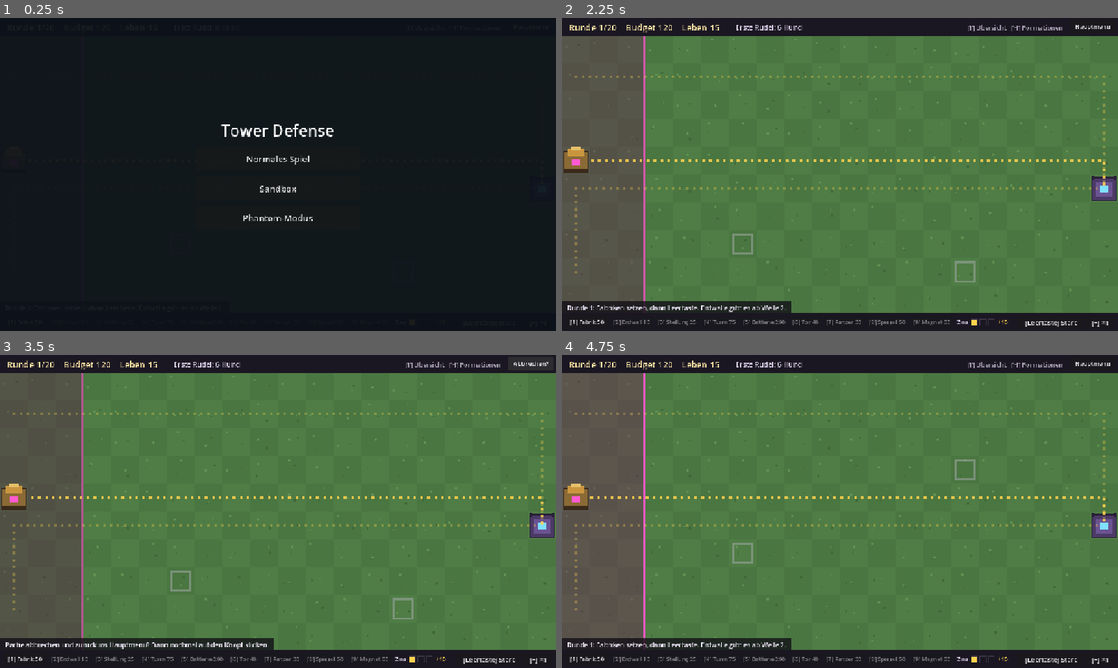
Above: before the commit, frames 1-4 (two rows, left to right).
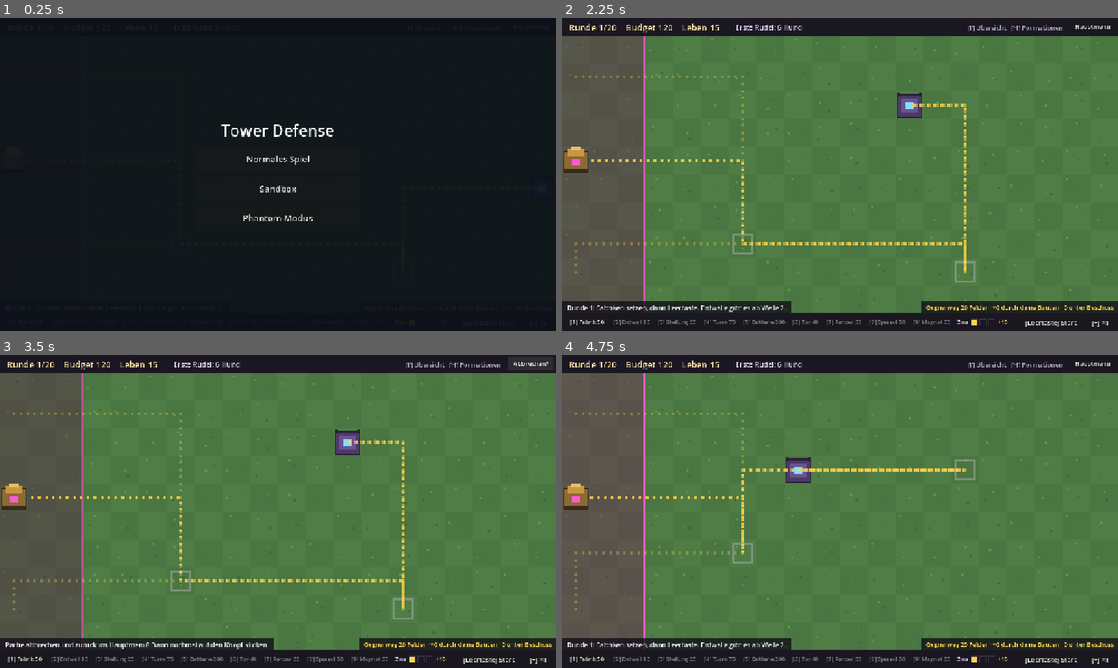
Above: after the commit, the same moments.

Repository: paulriegraf-dev/Tower-Defense
Game: Godot game, scene res://main.tscn
Two runs of this game, one before a commit and one after it. Both use one fixed random seed, a clock stepped at 60 frames per second and the inputs below.
Inputs:
- Up to frame 1 (0.25 s): no input
- Up to frame 2 (2.25 s): click "[Leertaste] Start" at 0.5 s; click "[Leertaste] Start" at 1.25 s; click "Normales Spiel" at 2 s
- Up to frame 3 (3.5 s): click "Hauptmenü" at 2.75 s
- Up to frame 4 (4.75 s): click "Abbrechen?" at 3.5 s; click "Normales Spiel" at 4.25 s

The runs differ from the first frame. In frame 2, 3.7% of the frame differs, in the area x 2-100%, y 18-95%; in frame 3, 3.6%; in frame 4, 3.3%.

Commit message:
Basis an zufälliger Stelle, Checkpoint-Route ab Runde 1, Startpaket (8 Erdwälle gratis), Weganzeige in der Bauphase
Co-Authored-By: Claude Opus 5.5 <noreply@anthropic.com>
Claude-Session: https://claude.ai/code/session_013tiAU2EHx5CUoyCw2xYztG

Diff:
--- a/projekt/scripts/karte.gd
+++ b/projekt/scripts/karte.gd
@@ -32,7 +32,7 @@
 
 var checkpoints: Array[Vector2i] = []
 var basis := Werte.BASIS_ZELLE      # eigene Basis: dorthin wollen die Gegner (Sandbox: frei wählbar)
-var cp_route := false              # Sandbox: Der Gegnerweg führt schon vor CHECKPOINTS_AB_WELLE durch die Checkpoints (ohne Einnahme)
+var cp_route := Werte.CP_ROUTE_AB_START   # Der Gegnerweg führt schon vor CHECKPOINTS_AB_WELLE durch die Checkpoints (ohne Einnahme)
 var cp_aktiv := false              # Checkpoints sind erst ab Werte.CHECKPOINTS_AB_WELLE im Spiel
 var cp_feind: Array[bool] = []     # je Checkpoint: vom Gegner eingenommen?
 var cp_fortschritt: Array[float] = []   # je Checkpoint: Sekunden der laufenden Rückeroberung
--- a/projekt/scripts/lexikon.gd
+++ b/projekt/scripts/lexikon.gd
@@ -484,7 +484,7 @@
 		{"name": "Checkpoints", "unter": "zwei Fahnen auf dem Gegnerweg", "marke": "ab Runde %d" % W.CHECKPOINTS_AB_WELLE, "skizze": "checkpoint",
 			"werte": [["Einnahme", _z(W.EINNAHME_SEK) + " s"], ["Zurück", _z(W.RUECKEROBERUNG_SEK) + " s"], ["Bonus", str(W.BONUS_JE_CHECKPOINT)]],
 			"abschnitte": [["Regeln", TITEL, [
-				"Sie liegen in jeder Partie etwas anders. Der Gegnerweg führt der Reihe nach durch beide.",
+				"Sie liegen in jeder Partie etwas anders – deine Basis auch. Der Gegnerweg führt schon ab Runde 1 der Reihe nach durch beide; einnehmen können die Gegner sie erst ab Runde %d." % W.CHECKPOINTS_AB_WELLE,
 				"Gegner bleiben darauf stehen, bis sie ihn eingenommen haben. Danach gehört er dem Gegner, und die nächste Welle startet dort.",
 				"Zurückholen: Je verlorenem Checkpoint geht eine Bodentruppe hin und hält ihn – nur solange die Welle läuft und kurz danach.",
 				"Jeder Checkpoint, der am Rundenende dir gehört, bringt Budget."]]]},
@@ -607,5 +607,5 @@
 				"Je Checkpoint, der am Rundenende dir gehört: %d." % W.BONUS_JE_CHECKPOINT,
 				"Zinsen: für je %d Budget, das am Rundenende übrig ist, %d dazu – höchstens %d." % [W.ZINS_SCHRITT, W.ZINS_JE_SCHRITT, W.ZINS_STUFEN * W.ZINS_JE_SCHRITT],
 				"Dazu eine kleine Prämie je besiegtem Gegner.",
-				"Runde 1: nur Fabriken. Erdwälle gibt es ab Runde %d." % W.WAELLE_AB_WELLE]]]})
+				"Runde 1: nur Fabriken. Erdwälle gibt es ab Runde %d – die ersten %d davon gratis." % [W.WAELLE_AB_WELLE, W.STARTPAKET_WAELLE]]]]})
 	_daten = [gegner, truppen, bauten]
--- a/projekt/scripts/main.gd
+++ b/projekt/scripts/main.gd
@@ -136,7 +136,7 @@
 	var start := naechster_start
 	naechster_start = ""
 	if start == "normal":
-		pass   # Neustart vom Schlussbild: gleich ins normale Spiel, ohne Menü
+		_normales_spiel()   # Neustart vom Schlussbild: gleich ins normale Spiel, ohne Menü
 	elif start.begins_with("angriff:"):
 		starte_phantom_angriff(start.trim_prefix("angriff:"))
 	elif DisplayServer.get_name() != "headless" and OS.get_environment("TD_OHNE_MENUE") == "":
@@ -159,8 +159,16 @@
 		_protokoll["sandbox"] = true
 		sandbox_cp_route(true)
 		melde("Sandbox: unendlich Budget, alle Bauwerke freigeschaltet.", 5.0)
+	else:
+		_normales_spiel()
 	_menue.queue_free()
 	_menue = null
+
+
+## Normales Spiel (auch gegen ein Angriffs-Phantom): Die Basis steht jede Partie woanders.
+func _normales_spiel() -> void:
+	if Werte.BASIS_ZUFALL:
+		stelle_basis("ueberall")
 
 
 # ------------------------------------------------------------ Phantom-Modus
@@ -182,6 +190,7 @@
 		melde("Dieses Phantom lässt sich nicht laden.", 5.0)
 		return false
 	phantom_modus = "verteidigung"
+	_normales_spiel()
 	_protokoll["gegen_angriff"] = pfad.get_file()
 	melde("Du verteidigst gegen den Angriff von %s. Seine Welle steht jede Runde oben in der Ansage." % str(_angriff_phantom.get("spieler", "einem Phantom")), 8.0)
 	return true
@@ -340,6 +349,8 @@
 	_phantom = neu
 	leben = Werte.START_LEBEN
 	setze_checkpoints(_phantom["karte"]["checkpoints"])
+	var b: Array = _phantom["karte"].get("basis", [Werte.BASIS_ZELLE.x, Werte.BASIS_ZELLE.y])
+	setze_basis(Vector2i(int(b[0]), int(b[1])))
 	for i in karte.cp_feind.size():
 		karte.cp_feind[i] = false
 	_naechste_bauphase()
@@ -561,6 +572,11 @@
 func sandbox_basis(art: String) -> void:
 	if not sandbox or phase != Phase.BAU:
 		return
+	stelle_basis(art)
+
+
+## Basis versetzen: "fest", "rechts", "ueberall" (zufällig) oder "klick" (nächster Linksklick).
+func stelle_basis(art: String) -> void:
 	_setze_basis = art == "klick"
 	if art == "klick":
 		melde("Basis setzen: Klick auf ein freies Feld. Rechtsklick bricht ab.", 6.0)
@@ -1027,6 +1043,55 @@
 				beste = d
 				bestes = {"ziel": g, "spiegel": sp}
 	return bestes
+
+
+var _weg_grund: ColorRect
+var _lbl_weg: Label
+var _weg_in := 0.0
+
+## Weganzeige: Weglänge, Umweg durch eigene Bauten (gegenüber freiem Feld) und Wegfelder in Reichweite von Stellungen, Türmen, Batterien.
+func _aktualisiere_weganzeige(delta: float) -> void:
+	var zeigen := phase == Phase.BAU and phantom_modus != "angriff" and welle >= Werte.WAELLE_AB_WELLE - 1 and not endkampf
+	_weg_grund.visible = zeigen
+	if not zeigen:
+		return
+	_weg_in -= delta / maxf(Engine.time_scale, 0.01)
+	if _weg_in > 0.0:
+		return
+	_weg_in = 0.4
+	var weg := karte.pfad
+	if weg.size() < 2:
+		return
+	var frei := 0
+	var von := karte.start_zelle()
+	for i in range(karte.erstes_ziel(), karte.checkpoints.size() + 1):
+		var nach := karte.ziel_zelle(i)
+		frei += absi(nach.x - von.x) + absi(nach.y - von.y)
+		von = nach
+	var umweg := maxi(0, weg.size() - 1 - frei)
+	# Wegfelder in Reichweite (grob: Luftlinie, ohne Sichtregel)
+	var quellen: Array = []   # [Mitte, Reichweite in Pixeln]
+	for z: Vector2i in karte.ausbau:
+		match karte.ausbau[z]:
+			Karte.STELLUNG:
+				quellen.append([karte.mitte(z), 4.0 * Werte.ZELLE])
+			Karte.TURM:
+				var art: String = karte.turm_art.get(z, "geschuetz")
+				if art != "funk":
+					quellen.append([karte.mitte(z), float(Werte.TURMARTEN[art]["reichweite"]) * Werte.ZELLE])
+	for z: Vector2i in karte.feld:
+		if karte.feld[z] == Karte.BATTERIE:
+			quellen.append([karte.mitte(z), float(Werte.BATTERIE["reichweite"]) * Werte.ZELLE])
+	var beschossen := 0
+	for f in weg:
+		var m := karte.mitte(f)
+		for q: Array in quellen:
+			if m.distance_to(q[0]) <= q[1]:
+				beschossen += 1
+				break
+	_lbl_weg.text = "Gegnerweg %d Felder · +%d durch deine Bauten · %d unter Beschuss" % [weg.size() - 1, umweg, beschossen]
+	_weg_grund.size.x = _lbl_weg.get_minimum_size().x + 20.0
+	_weg_grund.position.x = get_viewport_rect().size.x - _weg_grund.size.x
 
 
 ## Funkturm: Truppen in Stellungen in seinem Umkreis feuern schneller. Faktor auf ihre Pause (1.0 = kein Funkturm in der Nähe).
@@ -1447,6 +1512,9 @@
 func _naechste_bauphase() -> void:
 	welle += 1
 	waehle_variante()
+	if welle == Werte.WAELLE_AB_WELLE and not sandbox and phantom_modus != "angriff":
+		freie_waelle = Werte.STARTPAKET_WAELLE
+		melde("Erdwälle sind frei: Die ersten %d bekommst du geschenkt. Lenke damit den Gegnerweg um – unten rechts siehst du, wie lang er wird." % freie_waelle, 9.0)
 	if welle == Werte.CHECKPOINTS_AB_WELLE:
 		karte.cp_aktiv = true
 		karte.aktualisiere_pfad()
@@ -2218,10 +2286,14 @@
 
 # ------------------------------------------------------------------- Bauen
 
+## Startpaket: so viele Erdwälle sind noch gratis; welche Felder gratis gebaut wurden (geben beim Abriss nichts zurück).
+var freie_waelle := 0
+var _gratis: Dictionary = {}
+
 func kosten(typ: int) -> int:
 	match typ:
 		Karte.WALL:
-			return Werte.KOSTEN_WALL
+			return 0 if freie_waelle > 0 else Werte.KOSTEN_WALL
 		Karte.STELLUNG:
 			return Werte.KOSTEN_STELLUNG
 		Karte.TURM:
@@ -2315,8 +2387,12 @@
 		if not still:
 			melde(grund)
 		return false
-	_merke_bezahlt(z, "panzer" if typ == Karte.PANZER else ("ausbau" if _ist_ausbau(typ) else "bau"), kosten(typ))
-	budget -= kosten(typ)
+	var preis := kosten(typ)
+	if typ == Karte.WALL and freie_waelle > 0:
+		freie_waelle -= 1
+		_gratis[z] = true
+	_merke_bezahlt(z, "panzer" if typ == Karte.PANZER else ("ausbau" if _ist_ausbau(typ) else "bau"), preis)
+	budget -= preis
 	var eintrag := {"a": "bau", "typ": BAU_NAMEN[typ], "x": z.x, "y": z.y}
 	if phase == Phase.KAMPF:
 		eintrag["t"] = snappedf(_kampf_sek, 0.1)   # während der Welle gebaut
@@ -2381,6 +2457,8 @@
 	if not frisch_bau.has("bau"):
 		if paar:
 			alt += Werte.KOSTEN_BATTERIE
+		elif war == Karte.WALL and _gratis.has(z):
+			pass   # aus dem Startpaket: gratis gebaut, gibt nichts zurück
 		elif war == Karte.FABRIK:
 			# der Preis, den die zuletzt gebaute Fabrik gekostet hat
 			alt += int(roundf(Werte.KOSTEN_FABRIK * pow(1.0 + Werte.KOSTEN_FABRIK_PROZENT / 100.0, maxi(0, _normale_fabriken() - 1)) / 5.0)) * 5
@@ -2414,6 +2492,7 @@
 		karte.entferne(partner)
 	fabriken.erase(z)
 	_bezahlt.erase(z)
+	_gratis.erase(z)
 	karte.entferne(z)
 	budget += zurueck
 	return true
@@ -2880,6 +2959,8 @@
 	for feld in _zins_felder:
 		(feld.get_parent() as Control).visible = not angreifer
 	(_knoepfe[Karte.FABRIK] as Button).text = "[1] Fabrik %d" % kosten(Karte.FABRIK)
+	(_knoepfe[Karte.WALL] as Button).text = "[2] Erdwall gratis ×%d" % freie_waelle if freie_waelle > 0 else "[2] Erdwall %d" % Werte.KOSTEN_WALL
+	_aktualisiere_weganzeige(delta)
 
 	# Hinweiszeile: kurze Meldung hat Vorrang, sonst ein Tipp passend zur Lage.
 	# Meldungen laufen in Echtzeit ab, nicht schneller bei Tempo ×2.
@@ -3001,6 +3082,15 @@
 	ebene.add_child(_hinweis_grund)
 	_lbl_hinweis = _label(_hinweis_grund, Vector2(12, 3), 15, Color("ece6f5"))
 
+	# Weganzeige (Bauphase): wie lang der Gegnerweg ist, wie viel davon deine Bauten bringen und wie viel unter Beschuss liegt
+	_weg_grund = ColorRect.new()
+	_weg_grund.color = Color(0.07, 0.06, 0.09, 0.8)
+	_weg_grund.position = Vector2(breite - 300, unten_y - 28)
+	_weg_grund.size = Vector2(300, 28)
+	_weg_grund.mouse_filter = Control.MOUSE_FILTER_IGNORE
+	ebene.add_child(_weg_grund)
+	_lbl_weg = _label(_weg_grund, Vector2(10, 4), 14, Color("ffd34d"))
+
 	_neu_grund = ColorRect.new()
 	_neu_grund.color = Color(0.07, 0.06, 0.09, 0.85)
 	_neu_grund.position = Vector2(200, Werte.KARTE_OBEN)
--- a/projekt/scripts/phantom.gd
+++ b/projekt/scripts/phantom.gd
@@ -193,7 +193,7 @@
 	var letzte: Dictionary = runden[runden.size() - 1]
 	return {
 		"format": 1, "art": "verteidigung", "quelle": quelle, "begonnen": str(partie.get("begonnen", "")), "spieler": "Paul",
-		"karte": {"spalten": Werte.SPALTEN, "zeilen": Werte.ZEILEN, "checkpoints": partie.get("checkpoints", [])},
+		"karte": {"spalten": Werte.SPALTEN, "zeilen": Werte.ZEILEN, "checkpoints": partie.get("checkpoints", []), "basis": partie.get("basis", [Werte.BASIS_ZELLE.x, Werte.BASIS_ZELLE.y])},
 		"ergebnis": {"ausgang": letzte["original"]["ausgang"], "runde": letzte["runde"], "leben": letzte["original"]["leben"]},
 		"runden": runden,
 	}
--- a/projekt/scripts/werte.gd
+++ b/projekt/scripts/werte.gd
@@ -91,7 +91,7 @@
 # Ansage in der Bauphase vor der Runde, in der etwas zum ersten Mal auftritt.
 const NEUHEITEN := {
 	3: "Neu: Battlesphäre. Fernkämpfer, schießt im Laufen auf Truppen in Stellungen und sichtbare Bodentruppen.",
-	5: "Neu: Checkpoints (Fahnen) und eine Schleuder in der Zone. Der Gegnerweg führt durch beide Fahnen. Die Schleuder wirft auf Stellungen und Fabriken im pinken Kreis.",
+	5: "Neu: Ab jetzt nehmen die Gegner die Checkpoints (Fahnen) ein, und in der Zone steht eine Schleuder. Die Schleuder wirft auf Stellungen und Fabriken im pinken Kreis.",
 	6: "Neu: Fahnenträger. Er macht die anderen in seinem Trupp 30 % schneller (selbst läuft er ohne Bonus), kämpft nicht und nimmt Checkpoints doppelt so schnell ein. Fällt er, wird der Trupp wieder langsam.",
 	8: "Neu: Sprenger. Sie kommen als Erste und sprengen nacheinander die Erdwälle, deren Wegfall eine große Abkürzung bri …(253 unchanged characters)…
 	10: "Neu in der Zone: Wurf-Schleuder. Sie wirft ein ganzes Rudel Hunde über die ersten Wälle (oranger Kreis). Ab Runde 13 steht dort eine zweite.",
@@ -112,7 +112,10 @@
 	"schaden_haufen": 22.0,     # Flächentreffer auf einen Haufen Bodentruppen (jede Truppe im Umkreis)
 	"schaden_fabrik": 60.0,
 }
-const BASIS_ZELLE := Vector2i(19, 5)   # hier wollen sie hin
+const BASIS_ZELLE := Vector2i(19, 5)   # hier wollen sie hin (fester Platz: Tests, alte Partien, Sandbox „fest“)
+const BASIS_ZUFALL: bool = true        # normales Spiel: Die Basis steht jede Partie woanders (mindestens 8 Felder vom HQ, 3 von den Checkpoints)
+const CP_ROUTE_AB_START: bool = true   # der Gegnerweg führt schon ab Runde 1 durch die Checkpoints (eingenommen werden sie erst ab CHECKPOINTS_AB_WELLE)
+const STARTPAKET_WAELLE: int = 8       # so viele Erdwälle gibt es gratis, sobald sie freigeschaltet werden (Runde 2)
 
 # --- Checkpoints ---------------------------------------------------------
 # Der Gegnerweg führt der Reihe nach durch alle Checkpoints. Gegner bleiben auf einem Checkpoint stehen, bis sie ihn
--- a/projekt/werkzeuge/replay.gd
+++ b/projekt/werkzeuge/replay.gd
@@ -60,8 +60,8 @@
 		# erst jetzt ist das Spiel fertig aufgebaut
 		eingerichtet = true
 		spiel.setze_checkpoints(partie["checkpoints"])
-		if partie.has("basis"):
-			spiel.setze_basis(Vector2i(int(partie["basis"][0]), int(partie["basis"][1])))
+		var b: Array = partie.get("basis", [Werte.BASIS_ZELLE.x, Werte.BASIS_ZELLE.y])   # alte Partien: Basis am festen Platz
+		spiel.setze_basis(Vector2i(int(b[0]), int(b[1])))
 	if spiel.phase == 0:      # Bauphase: Ergebnis der letzten Runde festhalten, Züge der nächsten ausführen
 		if runden_index > 0 and zeile.size() < runden_index:
 			_halte_fest("geschafft")
Not shown, changed: index.pck
Not shown, changed: projekt/LIESMICH.md
